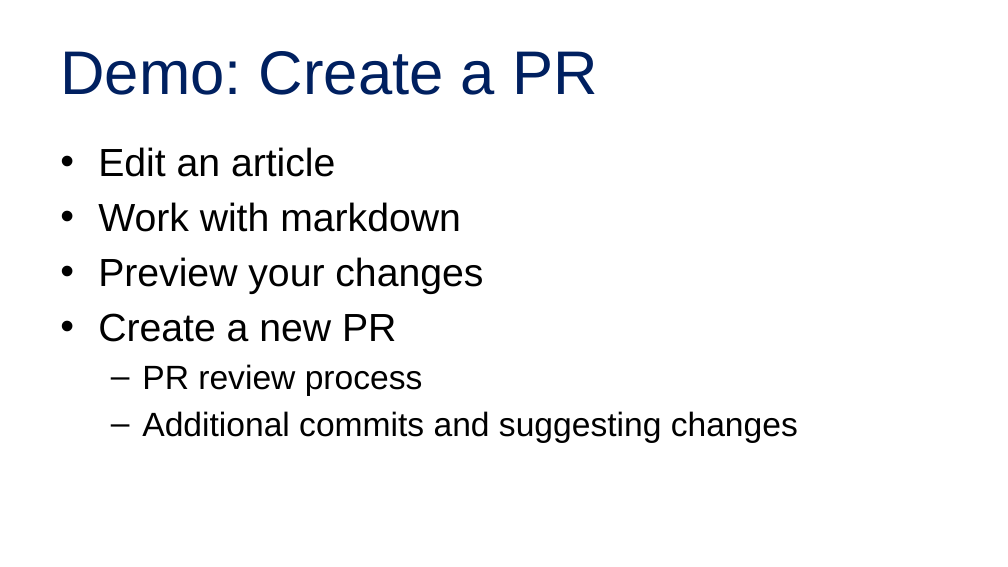
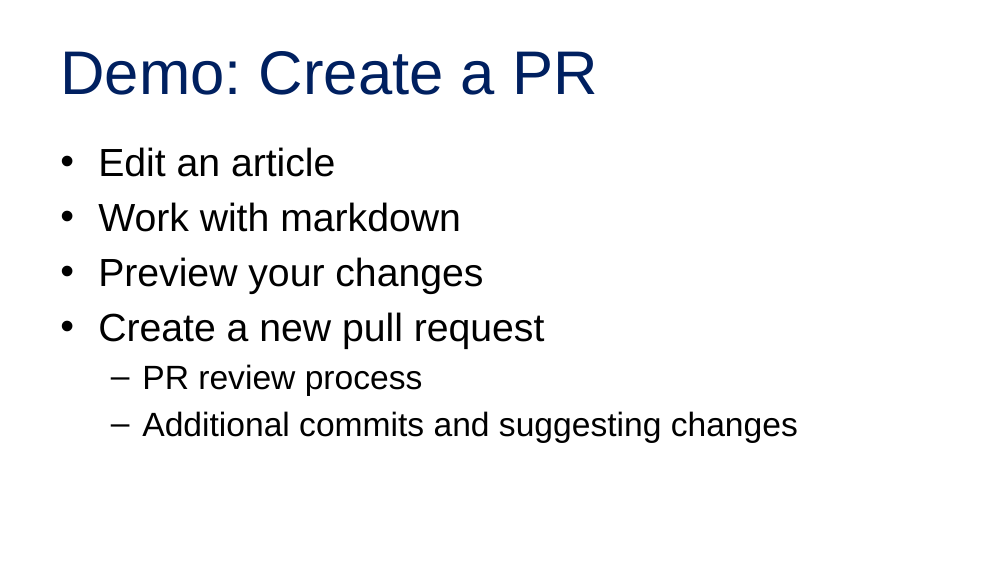
Before and after one commit to alvinashcraft/speaking, a slide deck: slide 13 of 2025/1116_VSLiveOrlando/Contributing to Learn/VSLive Orlando 25 - Become a MS Learn Contributor_AlvinAshcraft.pptx. Drawn at 1008x567 pixels with LibreOffice and Linux fonts; fonts in the diff are those of the drawing; background and template pictures are left out. Boxes give left, top, right and bottom in pixels: in the first picture for what was removed or moved away, otherwise in the second. Text is boxed around its words. In the diff, an @@ line names an element or a change of style, - is before the commit and + after.

```diff
--- a/2025/1116_VSLiveOrlando/Contributing to Learn/VSLive Orlando 25 - Become a MS Learn Contributor_AlvinAshcraft.pptx
+++ b/2025/1116_VSLiveOrlando/Contributing to Learn/VSLive Orlando 25 - Become a MS Learn Contributor_AlvinAshcraft.pptx
@@ text at (x1=98, y1=312, x2=545, y2=349): text changed @@
-• Create a new PR
+• Create a new pull request
```
Also in this commit, not shown: 5 other slides changed.
